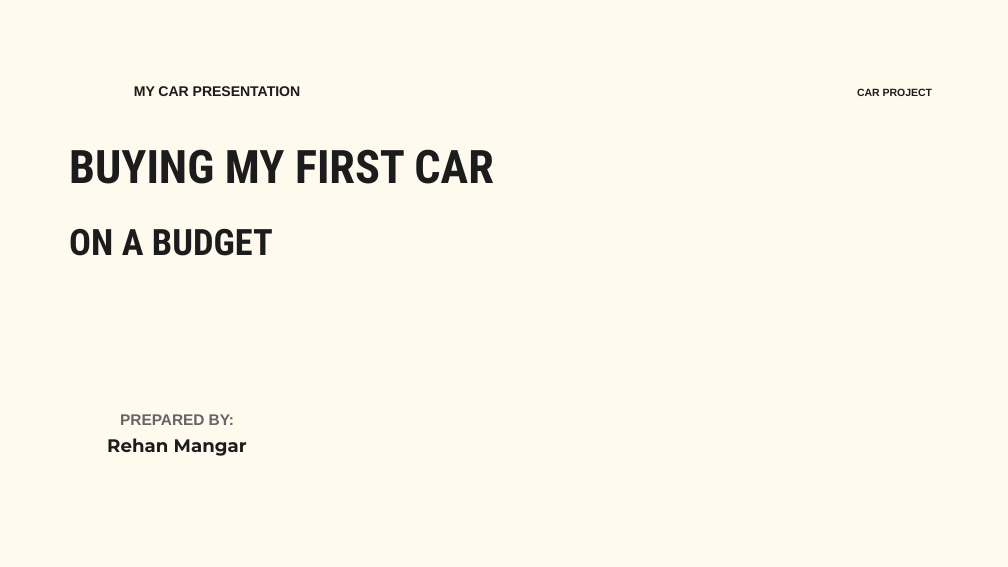
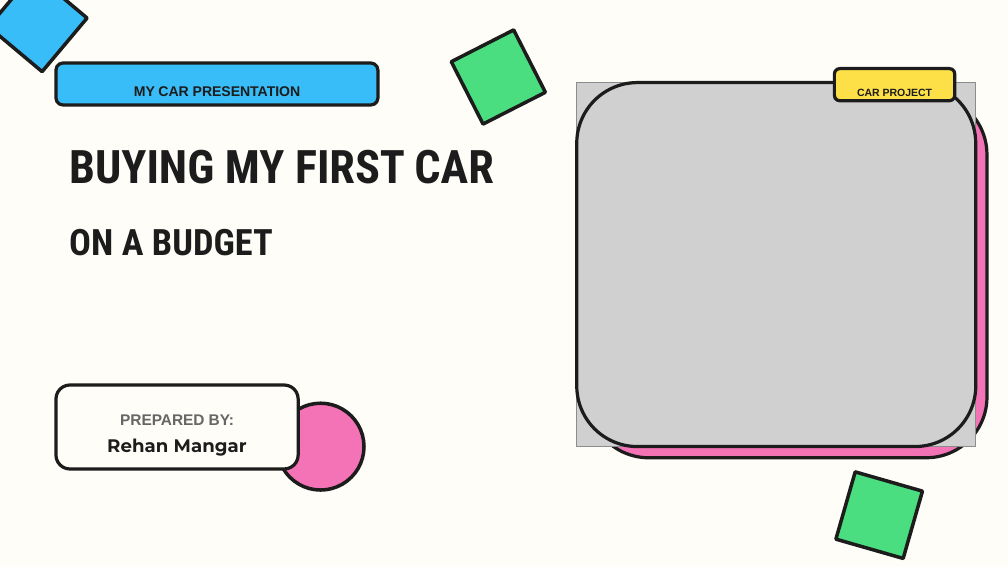
Before and after one commit to StwFate/Physics_Site, a slide deck: slide 1 of Car_Buying_Project/Google_Slides_Import/Buying_My_First_Car_Career_Style.pptx. Drawn at 1008x567 pixels with LibreOffice and Linux fonts; fonts in the diff are those of the drawing; grey boxes stand for pictures; background and template pictures are left out. Boxes give left, top, right and bottom in pixels: in the first picture for what was removed or moved away, otherwise in the second. Text is boxed around its words. In the diff, an @@ line names an element or a change of style, - is before the commit and + after.

```diff
--- a/Car_Buying_Project/Google_Slides_Import/Buying_My_First_Car_Career_Style.pptx
+++ b/Car_Buying_Project/Google_Slides_Import/Buying_My_First_Car_Career_Style.pptx
@@ background picture (left out) to #FFFDF7 @@
@@ rectangle added at [0,0,88,72], fill #38BDF8, outline #1C1C1C 3.33 pt @@
@@ rectangle added at [451,30,546,125], fill #4ADE80, outline #1C1C1C 3.33 pt @@
@@ rounded rectangle added at [56,63,378,105], fill #38BDF8, outline #1C1C1C 3.07 pt @@
@@ picture added at [577,82,976,446] @@
@@ rounded rectangle added at [577,82,976,446], outline #1C1C1C 3.07 pt @@
@@ rounded rectangle added at [835,69,955,101], fill #FDE047, outline #1C1C1C 3.07 pt @@
@@ rounded rectangle added at [588,94,988,457], fill #F472B6, outline #1C1C1C 3.07 pt @@
@@ rounded rectangle added at [56,385,298,469], fill #FFFDF7, outline #1C1C1C 3.07 pt @@
@@ ellipse added at [278,403,364,490], fill #F472B6, outline #1C1C1C 3.33 pt @@
@@ rectangle added at [836,472,923,559], fill #4ADE80, outline #1C1C1C 3.33 pt @@
```
Also in this commit, not shown: 6 other slides changed, 11 other files.
